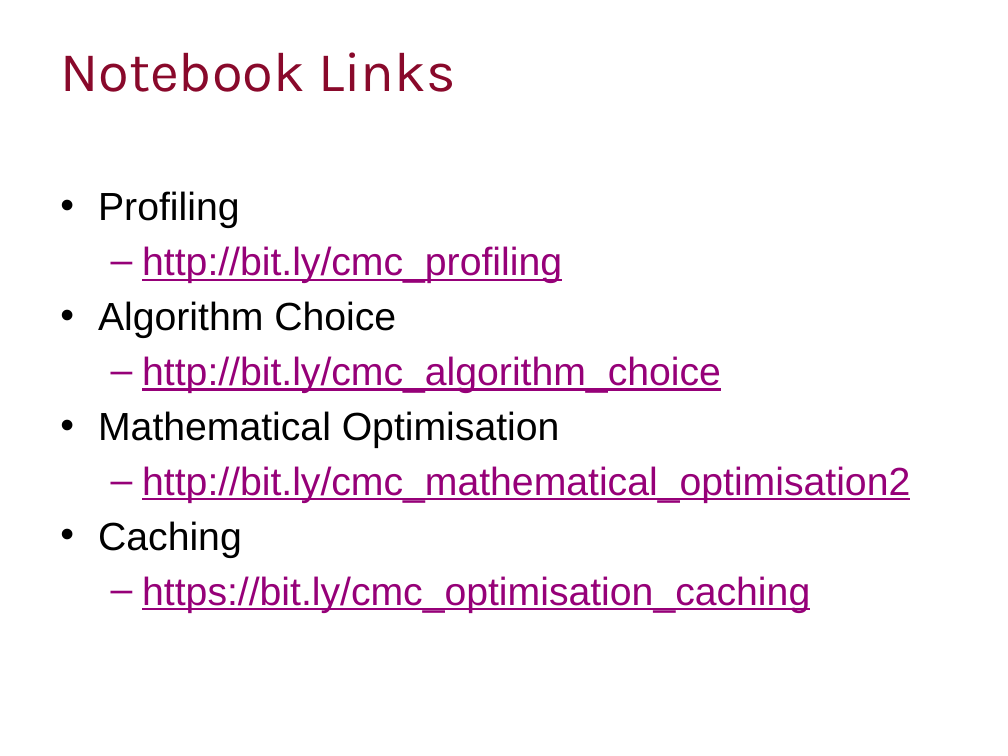
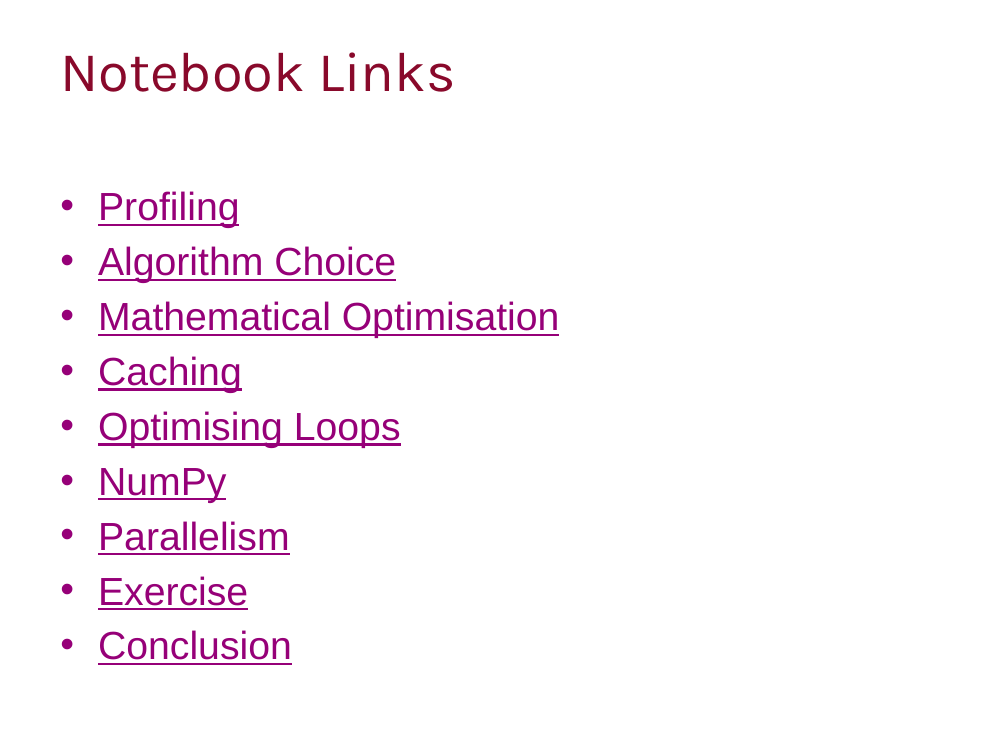
Before and after one commit to ImperialCollegeLondon/RCDS-profiling-and-optimisation-in-python, a slide deck: slide 3 of Proifling and Optimisation in Python Slides.pptx. Drawn at 1008x756 pixels with LibreOffice and Linux fonts; fonts in the diff are those of the drawing; background and template pictures are left out. Boxes give left, top, right and bottom in pixels: in the first picture for what was removed or moved away, otherwise in the second. Text is boxed around its words. In the diff, an @@ line names an element or a change of style, - is before the commit and + after.

```diff
--- a/Proifling and Optimisation in Python Slides.pptx
+++ b/Proifling and Optimisation in Python Slides.pptx
@@ text at (98, 191, 560, 393): text colour #000000 to #960078, underline on in "Profiling", "Algorithm Choice", "Mathematical Optimisation", "Caching" @@
@@ text at (142, 246, 562, 283): paragraph removed @@
-  – http://bit.ly/cmc_profiling
@@ text at (142, 356, 721, 393): paragraph removed @@
-  – http://bit.ly/cmc_algorithm_choice
@@ text at (98, 411, 401, 665): text changed @@
-  – https://bit.ly/cmc_optimisation_caching
+• Optimising Loops
+• NumPy
+• Parallelism
+• Exercise
+• Conclusion
@@ text at (142, 466, 910, 503): paragraph removed @@
-  – http://bit.ly/cmc_mathematical_optimisation2
```
Also in this commit, not shown: 1 slide removed, 7 other files.
